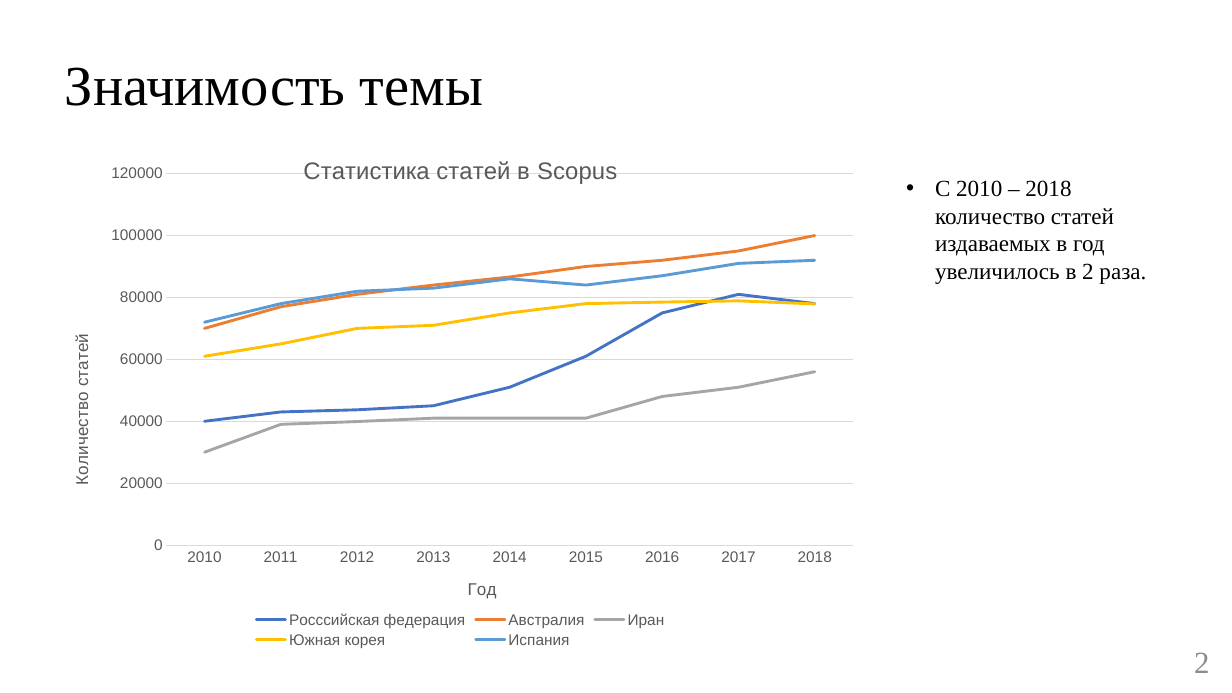
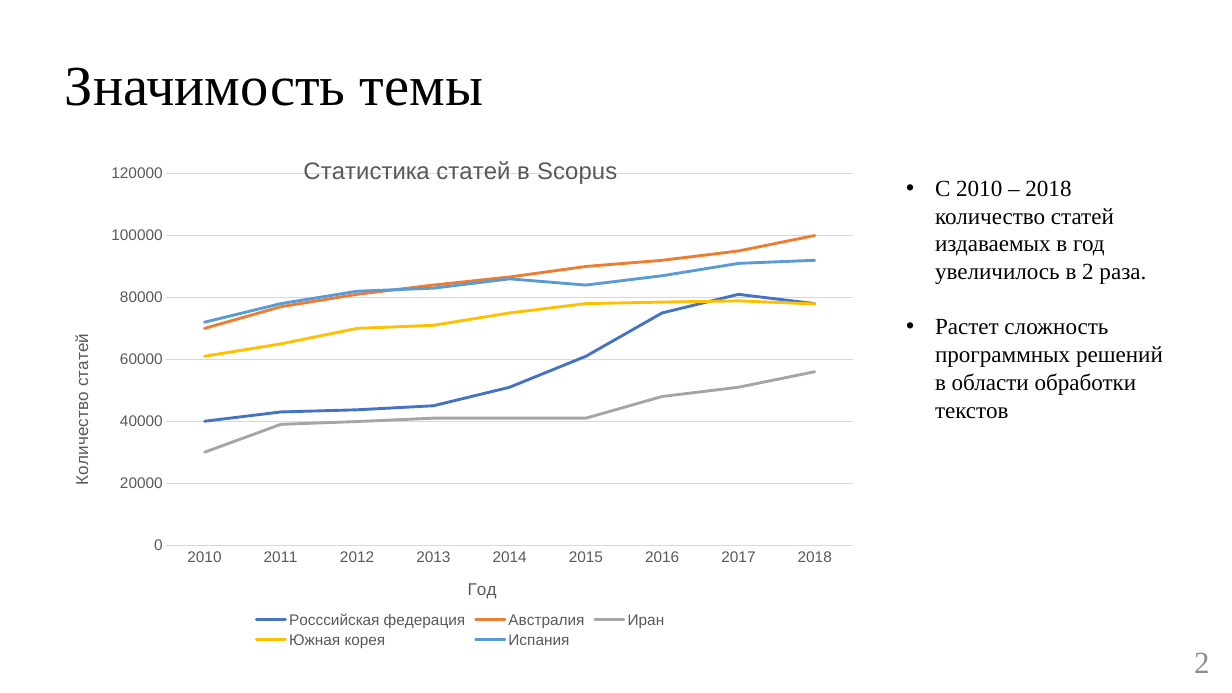
Before and after one commit to BroBezzubik/Diplome2021, a slide deck: slide 2 of Защита/Презентация_кор.pptx. Drawn at 1232x693 pixels with LibreOffice and Linux fonts; fonts in the diff are those of the drawing. Boxes give left, top, right and bottom in pixels: in the first picture for what was removed or moved away, otherwise in the second. Text is boxed around its words. In the diff, an @@ line names an element or a change of style, - is before the commit and + after.

```diff
--- a/Защита/Презентация_кор.pptx
+++ b/Защита/Презентация_кор.pptx
@@ text at [935, 319, 1163, 419]: paragraph added @@
+• Растет сложность программных решений в области обработки текстов
```
Also in this commit, not shown: 8 other slides changed, 8 other files.
